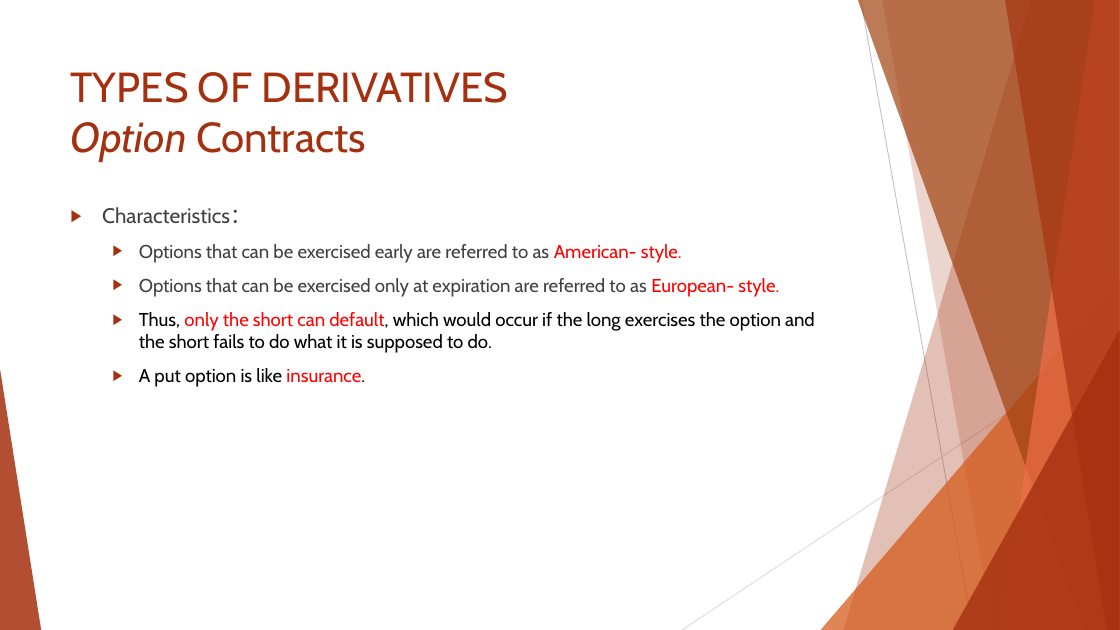
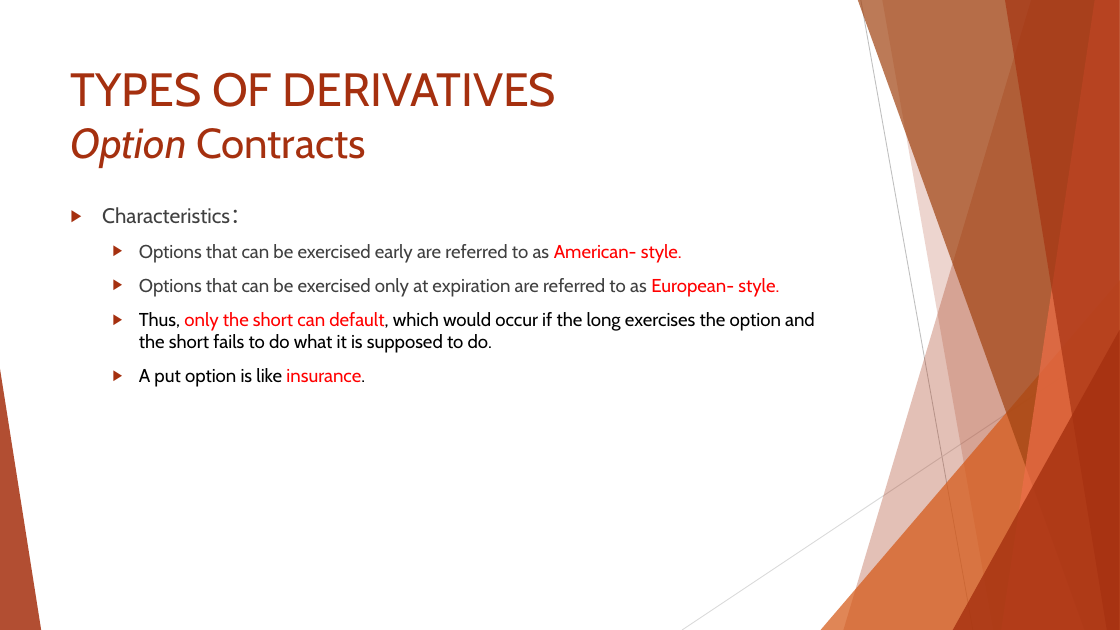
Before and after one commit to Isco0530/data, a slide deck: slide 32 of Reading 45.pptx. Drawn at 1120x630 pixels with LibreOffice and Linux fonts; fonts in the diff are those of the drawing. Boxes give left, top, right and bottom in pixels: in the first picture for what was removed or moved away, otherwise in the second. Text is boxed around its words. In the diff, an @@ line names an element or a change of style, - is before the commit and + after.

```diff
--- a/Reading 45.pptx
+++ b/Reading 45.pptx
@@ title "TYPES OF DERIVATIVES Option Contracts" at <box>71,72,556,168</box>: size 36 to 40 pt in "TYPES OF DERIVATIVES" @@
```
Also in this commit, not shown: 6 other slides changed.
